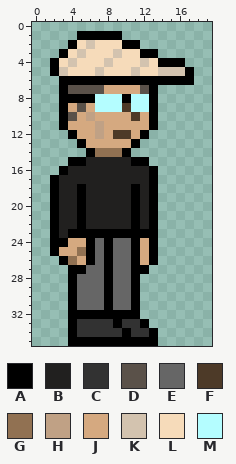
Pixel-art sprite: DATA/Images/Sprites/Chars/Renault/Default/Idle.png. The picture above was drawn from the file before the commit.
The file is 20x36 pixels.
Palette (. is transparent): A #000000  B #21201f  C #323232  D #5a5149  E #666666  F #4d3a28  G #917152  H #c0a185  J #d5a980  K #d3c3af  L #f6dbba  M #b4fdff
Pixels before, first column x 2:
 1 ...AAAAA........
 2 ..ALKLLLAA......
 3 .ALKLLLKLLAA....
 4 ALKLLLKLLLKLAAA.
 5 AKLLLKLLLKLLKKKA
 6 .AAAAAAAAAAAAAAA
 7 .ADDDDJJJJDA....
 8 .AAAAMMMAMMA....
 9 .AJDJMMMFMMA....
10 .ADJHJJJJFJA....
11 .AJJJHJJJJJA....
12 ..AJJHJFFJA.....
13 ...AJJJJJA......
14 ....AGGGA.......
15 ..AABBBBBAA.....
16 .ABBBBBBBBBA....
17 ABBBBBBBBBBA....
18 ABBABBBBBABA....
19 ABBABBBBBABA....
20 ABBABBBBBABA....
21 ABBABBBBBABA....
22 ABBABBBBBABA....
23 ABAAAAAAAAAA....
24 AAJJAEAEEAJA....
25 AJJGAEAEEAJA....
26 .AGJAEAEEAJA....
27 ..AAEEAEEAA.....
28 ..AEEEAEEA......
29 ..AEEEAEEA......
30 ..AEEEAEEA......
31 ..AEEEAEEA......
32 ..AAAAAAAA......
33 ..ACCCCACCA.....
34 ..ACCCCCACCA....
35 ..AAAAAAAAAA....
After:
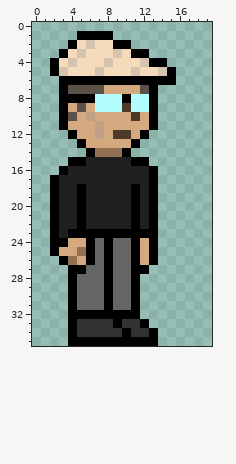
What changed:
The author changed colour K to colour A in row 5 at x 15.
The author changed colour L to colour A in row 2 at x 9; in row 3 at x 11; in row 4 at x 13.
Colour A is removed in row 1 at x 9; in row 2 at x 11; in row 3 at x 13; in row 4 at x 15 to 16; in row 5 at x 17; in row 6 at x 16 to 17.
Colour K is removed in row 5 at x 16.
Pixel boxes of the changes (left, top, right, bottom) in both pictures:
changed: (113, 31, 194, 85)
